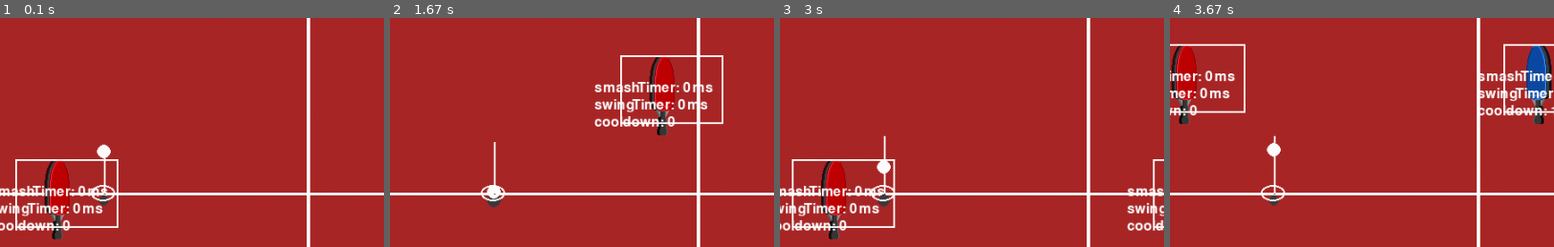
Above: before the commit, frames 1-4 (left to right).
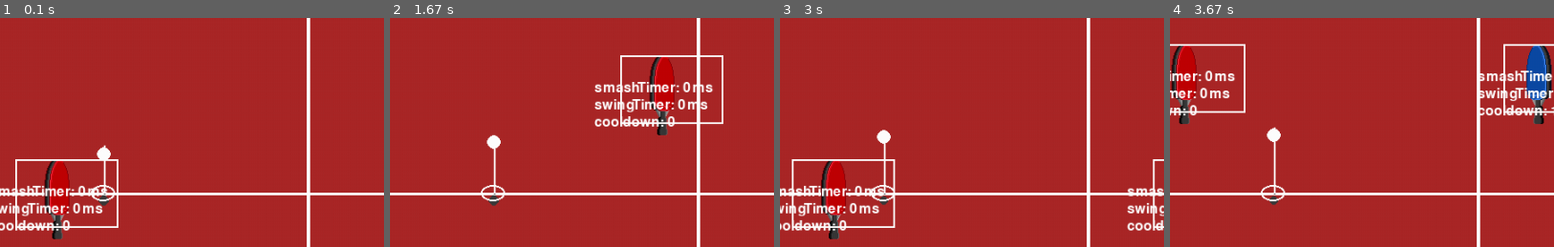
Above: after the commit, the same moments.

Repository: adhritarchak/CSI-2999-Group-C
Game: pygame game, started from game.py
The game is run twice, just before and just after one commit, with the same random seed, the same clock (stepped at 60 frames per second) and the same inputs.
Inputs:
- Up to frame 1 (0.1 s): no input
- Up to frame 2 (1.67 s): tap , at 0.33, 1.65 s; hold Right 0.67-1.13 s; hold D 0.67-1.13 s; hold Up 1.17-1.47 s; hold W 1.17-1.47 s; hold Right from 1.5 s (still down); hold D from 1.5 s (still down)
- Up to frame 3 (3 s): release Right at 1.97 s; release D at 1.97 s; hold Left 2-2.53 s; hold A 2-2.53 s; hold Down 2.57-2.87 s; hold S 2.57-2.87 s; hold Left from 2.9 s (still down); hold A from 2.9 s (still down)
- Up to frame 4 (3.67 s): tap , at 3.05 s; release Left at 3.3 s; release A at 3.3 s; hold Up from 3.33 s (still down); hold W from 3.33 s (still down)
The pictures show only the part of the screen within x 8-58%, y 18-68%; the shares and areas given below are measured in that part.

The runs differ from the first frame. In frame 1, 0.1% of the frame differs, in the area x 25-29%, y 55-62%; in frame 2, 0.4%; in frame 3, 0.4%, in the area x 25-29%, y 48-83%; in frame 4, 0.4%.

Commit message:
Update game.py

Diff:
--- a/game.py
+++ b/game.py
@@ -1,10 +1,12 @@
 import pygame
 import sys
+import json
 from Pong import *
-pygame.init()
 from cards import cards
 from scoreboard import Scoreboard
 from game_scoring import GameScoring
+
+pygame.init()
 
 # Load config from JSON file
 with open('config.json') as f:
@@ -35,17 +37,6 @@
 Bot_Boundary = Table_Rect.bottom
 Center_x = Table_Rect.centerx
 Center_y = Table_Rect.centery
-
-
-Smash1_hold_time = 0
-Smash1_hit = False
-Smash1_hit_time = 0
-Smash1_active = False
-Smash2_hold_time = 0
-Smash2_active = False
-Smash_duration = 3000
-Smash2_hit = False
-Smash2_hit_time = 0
 
 
 #paddles setup
@@ -305,7 +296,7 @@
         tableConfig['Midline_Thickness']
     )
 
-ball = Ball(x=paddle1.hitbox.right + ballConfig['Radius'] + 5, #Ball will start just to the right of paddle 1
+ball = Ball(x=paddle1.hitbox.right + ballConfig['Radius'] + 5,
             y=paddle1.hitbox.centery,
             height=ballConfig['init_height'],
             vel_z=0,
@@ -355,7 +346,7 @@
 running = True
 while running:
     dt = clock.tick(screenConfig['FPS'])
-    waiting_for_serve = True
+
     for event in pygame.event.get():
         if event.type == pygame.QUIT:
             running = False
@@ -591,7 +582,7 @@
                 # Restore original max speed when ball is not going fast
                 ball.max_speed = ball.original_max_speed
 
-        if ball.within_rect(paddle1.get_hitbox(), (0, 0)) and paddle1.can_hit_ball:
+    if ball.within_rect(paddle1.get_hitbox(), (0, 0)) and paddle1.can_hit_ball:
             if ball.get_velocity()[0] <= 0:
                 ball.bounce(1, paddle1.swingAngle)
                 ball.impulse((paddle1.velocity[0] * 0.01 * dt / 1000, paddle1.velocity[1] * 0.1 * dt / 1000, 0))
@@ -602,7 +593,7 @@
                 if abs(ball.get_velocity()[0]) >= ballConfig['Max_Speed'] * 0.7:
                     paddle1.position = (paddle1.position[0] - 30, paddle1.position[1])
 
-        if ball.within_rect(paddle2.get_hitbox(), (0, 0)) and paddle2.can_hit_ball:
+    if ball.within_rect(paddle2.get_hitbox(), (0, 0)) and paddle2.can_hit_ball:
             if ball.get_velocity()[0] >= 0:
                 ball.bounce(-1, paddle2.swingAngle)
                 ball.impulse((paddle2.velocity[0] * 0.01 * dt / 1000, paddle2.velocity[1] * 0.1 * dt / 1000, 0))
@@ -613,10 +604,10 @@
                 if abs(ball.get_velocity()[0]) >= ballConfig['Max_Speed'] * 0.7:
                     paddle2.position = (paddle2.position[0] + 30, paddle2.position[1])
 
-        ball.clamp_velocity()
+    ball.clamp_velocity()
 
         # Update ball physics - ONLY when game is active (not waiting for serve)
-        ball.update_position()
+    ball.update_position()
 
     draw_table()
 
